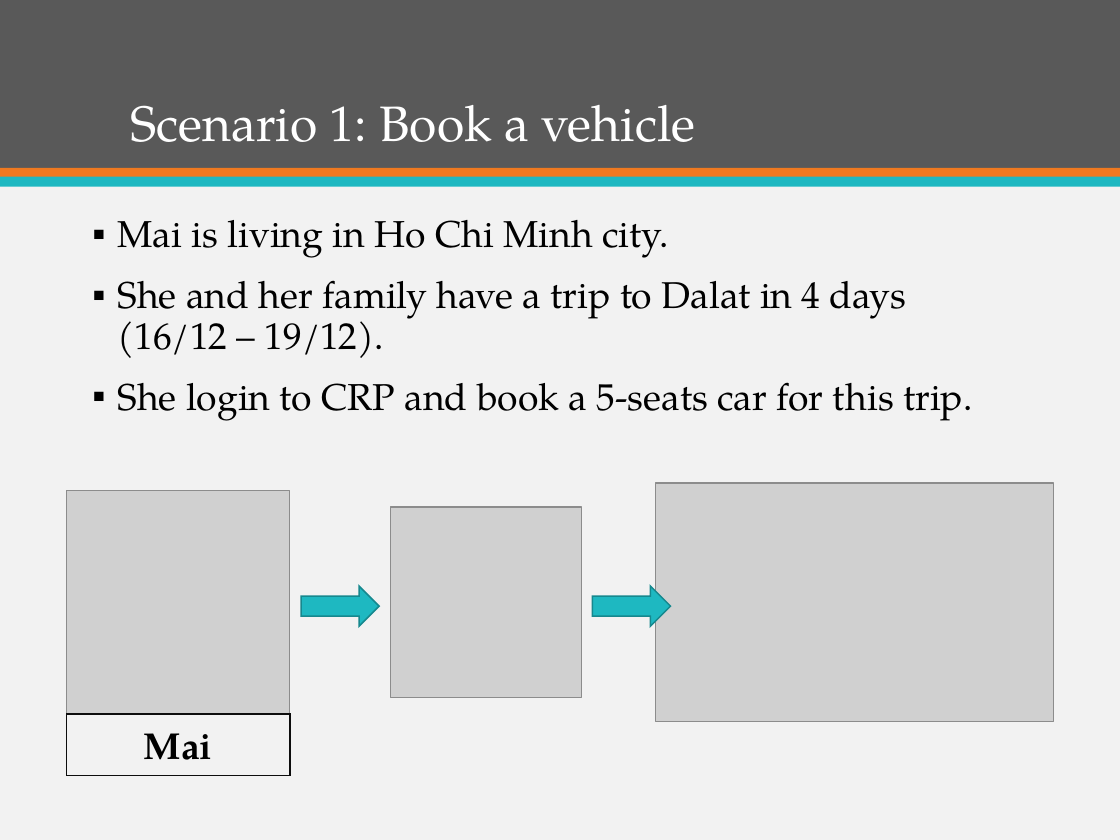
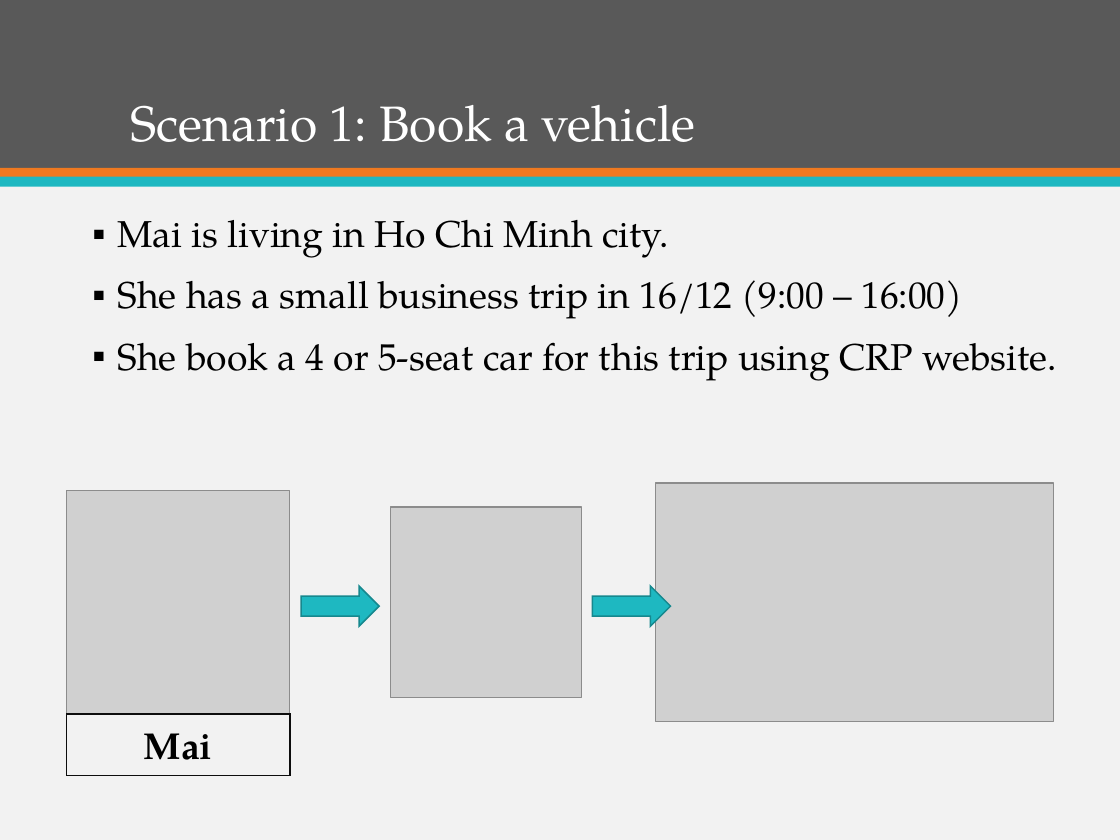
Before and after one commit to firzgard/CarRentalPortal, a slide deck: slide 39 of slide/CAR RENTAL PORTAL-Official.pptx (slide 40 before the commit). Drawn at 1120x840 pixels with LibreOffice and Linux fonts; fonts in the diff are those of the drawing; grey boxes stand for pictures. Boxes give left, top, right and bottom in pixels: in the first picture for what was removed or moved away, otherwise in the second. Text is boxed around its words. In the diff, an @@ line names an element or a change of style, - is before the commit and + after.

```diff
--- a/slide/CAR RENTAL PORTAL-Official.pptx
+++ b/slide/CAR RENTAL PORTAL-Official.pptx
@@ text at (x1=118, y1=280, x2=1057, y2=381): text changed @@
-▪ She and her family have a trip to Dalat in 4 days
-  (16/12 – 19/12).
-▪ She login to CRP and book a 5-seats car for this trip.
+▪ She has a small business trip in 16/12 (9:00 – 16:00)
+▪ She book a 4 or 5-seat car for this trip using CRP website.
```
Also in this commit, not shown: 9 other slides changed, 5 slides added, 6 slides removed.
